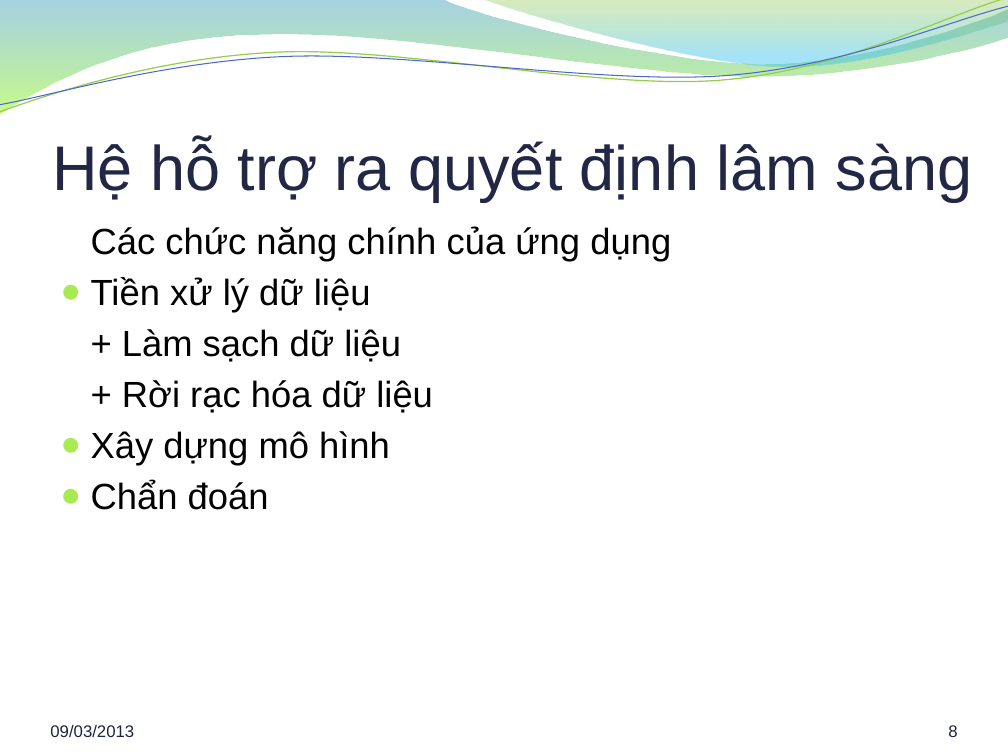
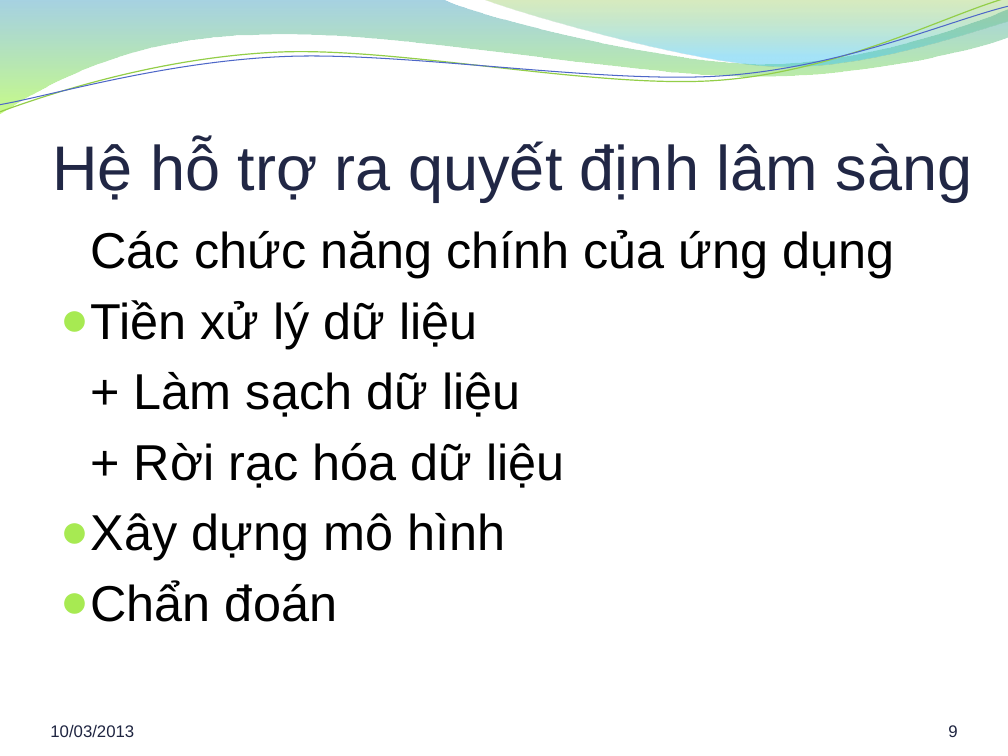
Before and after one commit to hung94it/benhvien, a slide deck: slide 9 of Diabetes/Documents/Report/Bao cao khoa luan.pptx (slide 8 before the commit). Drawn at 1008x756 pixels with LibreOffice and Linux fonts; fonts in the diff are those of the drawing; background and template pictures are left out. Boxes give left, top, right and bottom in pixels: in the first picture for what was removed or moved away, otherwise in the second. Text is boxed around its words. In the diff, an @@ line names an element or a change of style, - is before the commit and + after.

```diff
--- a/Diabetes/Documents/Report/Bao cao khoa luan.pptx
+++ b/Diabetes/Documents/Report/Bao cao khoa luan.pptx
@@ text "Các chức năng chính của ..." at bbox=[91, 230, 894, 622]: size 26 to 36 pt; more space between paragraphs @@
@@ text at bbox=[50, 725, 134, 737]: text changed @@
-09/03/2013
+10/03/2013
@@ page number at bbox=[948, 725, 957, 737]: text changed @@
-8
+9
```
Also in this commit, not shown: 24 other slides changed, 2 slides added, 1 slide removed, 1 other file.
